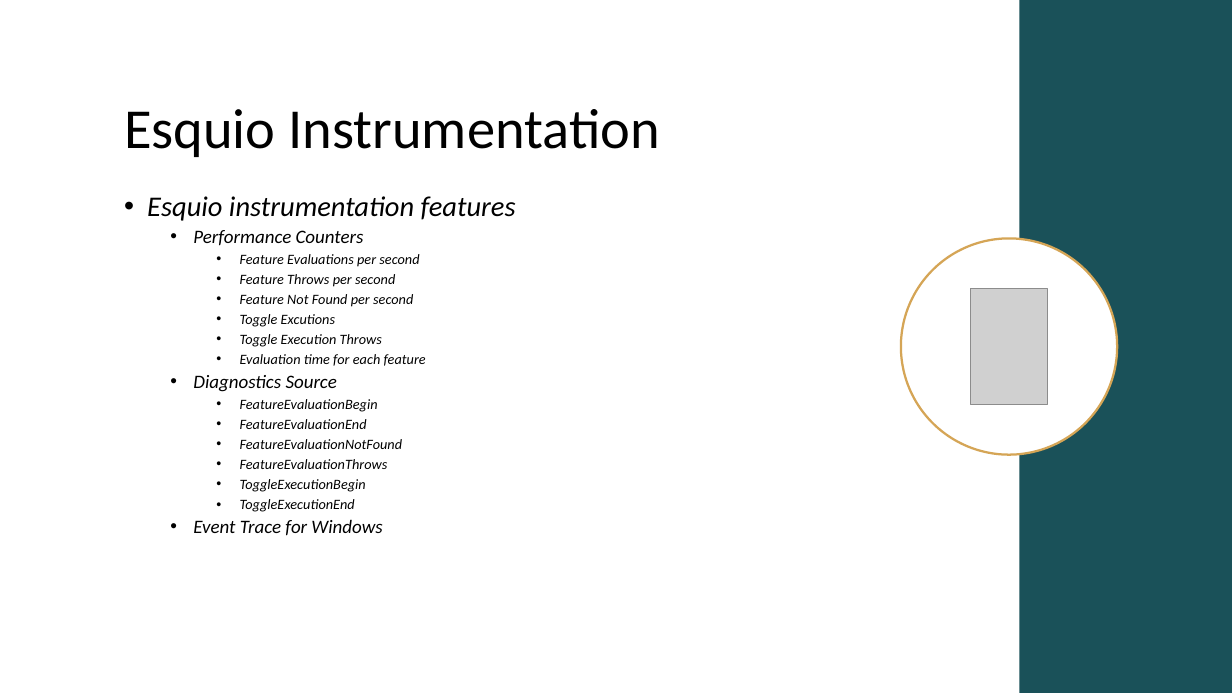
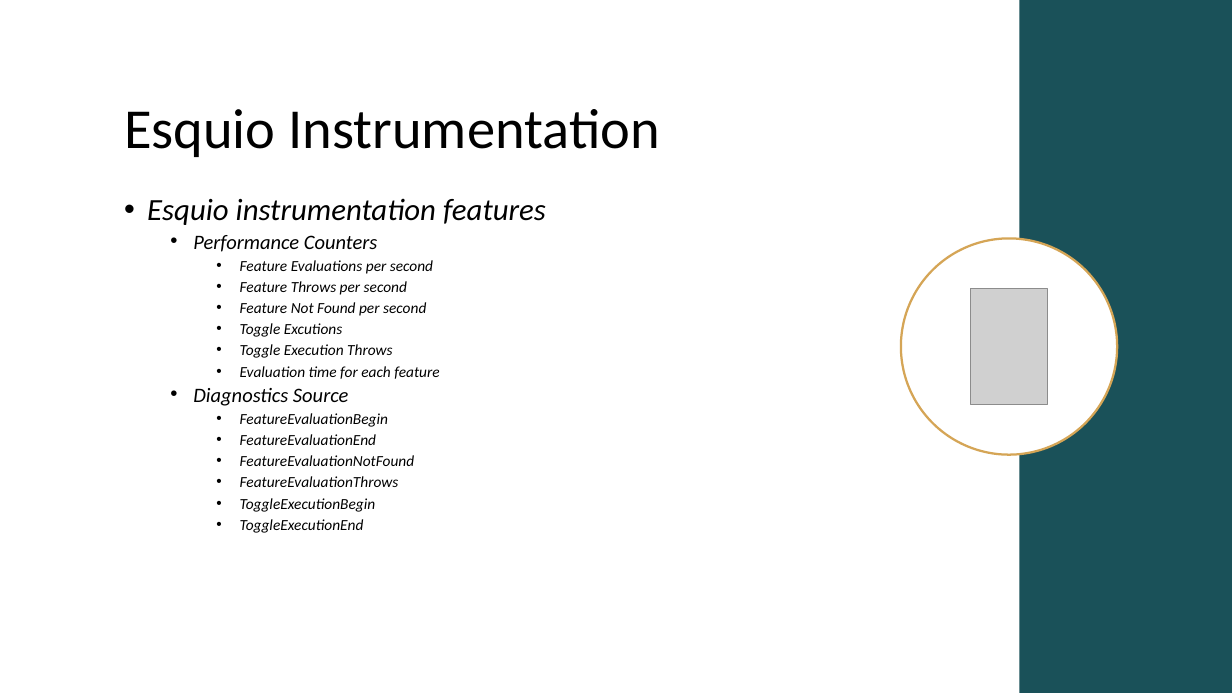
Before and after one commit to Xabaril/Esquio, a slide deck: slide 35 of docs/slides/esquio-overview-101.pptx. Drawn at 1232x693 pixels with LibreOffice and Linux fonts; fonts in the diff are those of the drawing; grey boxes stand for pictures. Boxes give left, top, right and bottom in pixels: in the first picture for what was removed or moved away, otherwise in the second. Text is boxed around its words. In the diff, an @@ line names an element or a change of style, - is before the commit and + after.

```diff
--- a/docs/slides/esquio-overview-101.pptx
+++ b/docs/slides/esquio-overview-101.pptx
@@ text "Esquio instrumentation features" at (147,198,546,533): size 22.2 to 24 pt in "Esquio instrumentation features"; size 14.8 to 16 pt in "Performance Counters", "Diagnostics Source"; size 11.1 to 12 pt in "Feature Evaluations per second", "Feature Throws per second", "Feature Not Found per second", "Toggle Excutions" and 8 more places @@
@@ text at (193,519,382,536): paragraph removed @@
-  • Event Trace for Windows
```
Also in this commit, not shown: 5 other slides changed, 3 slides added.
